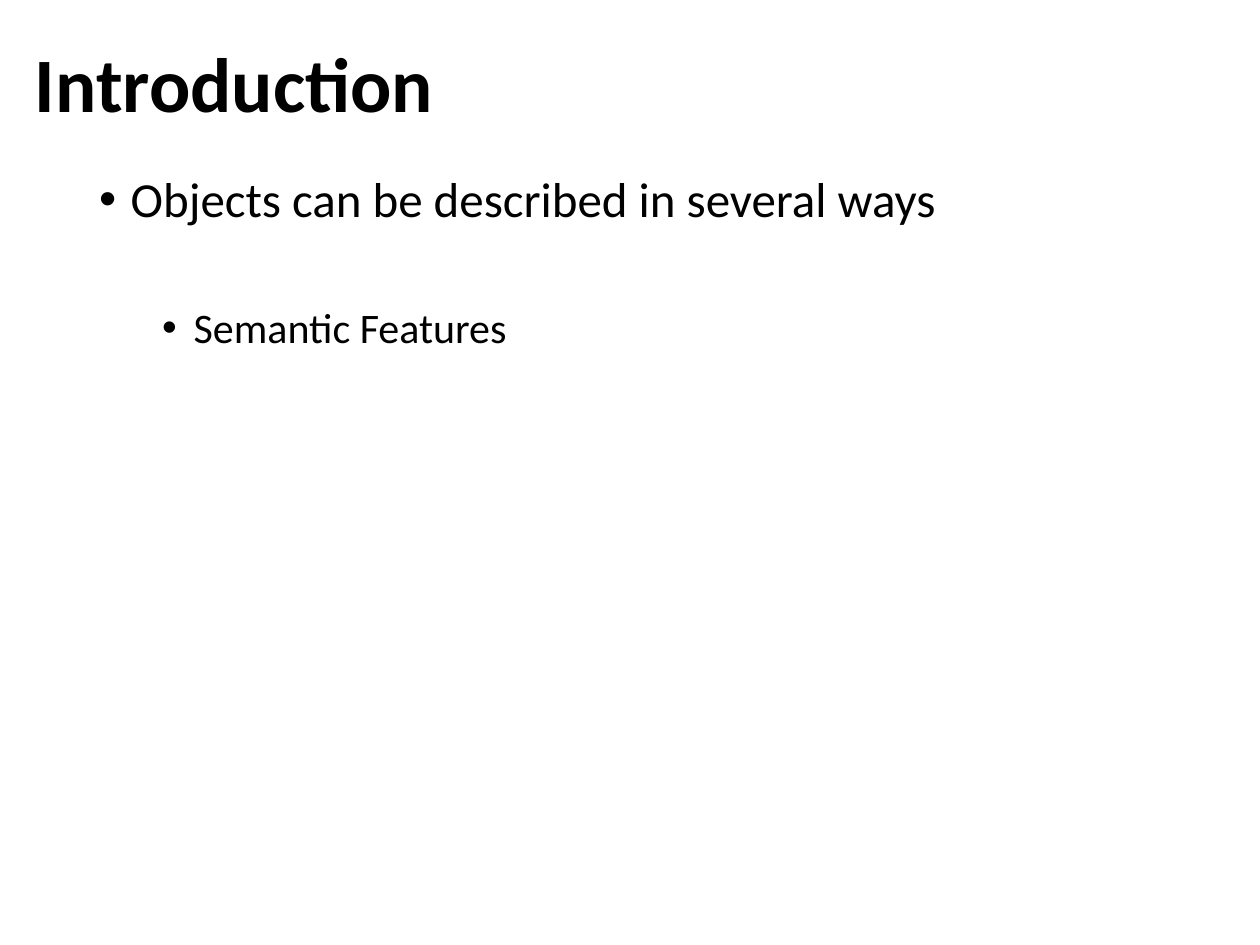
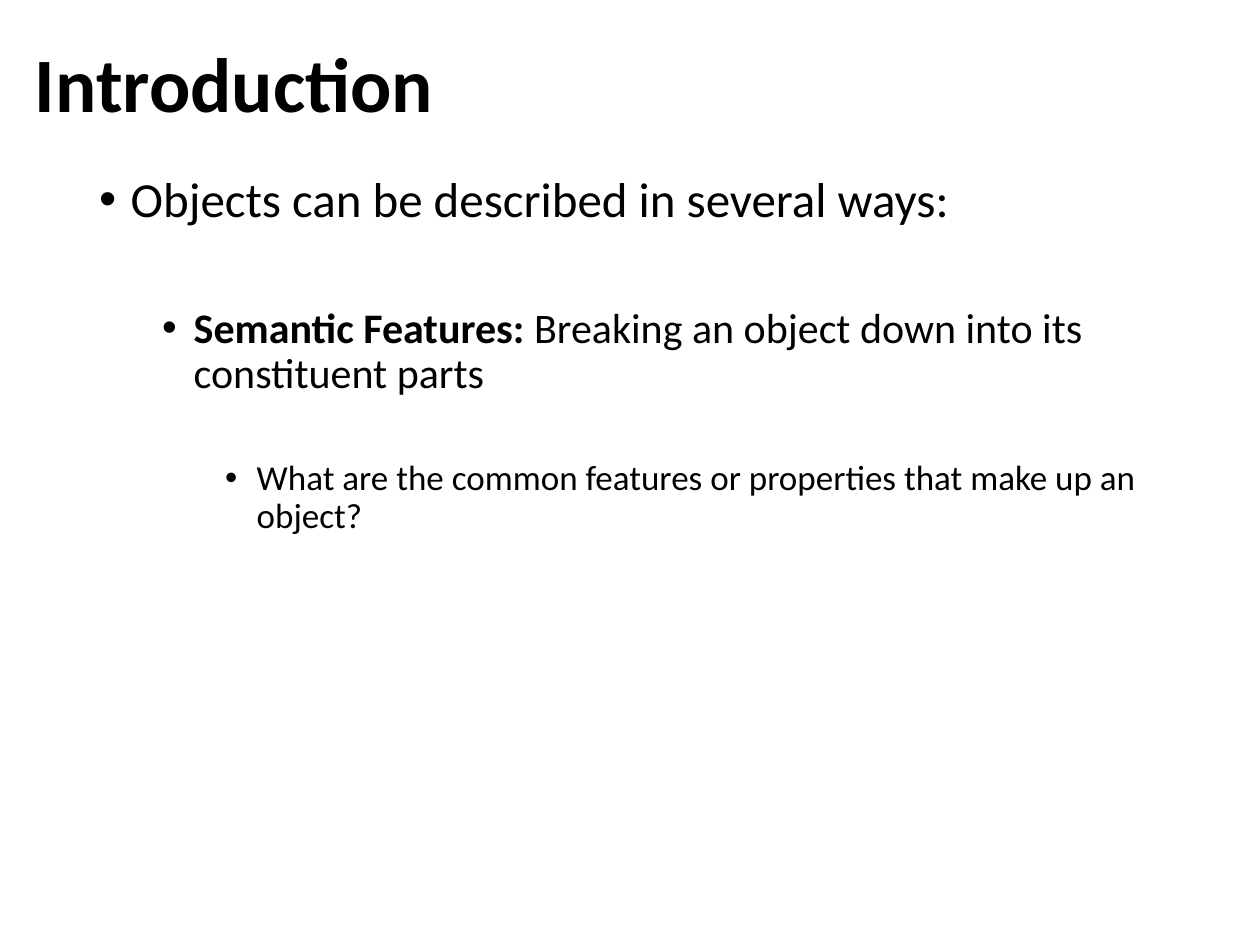
Before and after one commit to npm27/Affordance-Norms, a slide deck: slide 2 of 5 Presentations/UCONN 2022.pptx. Drawn at 1260x945 pixels with LibreOffice and Linux fonts; fonts in the diff are those of the drawing. Boxes give left, top, right and bottom in pixels: in the first picture for what was removed or moved away, otherwise in the second. Text is boxed around its words. In the diff, an @@ line names an element or a change of style, - is before the commit and + after.

```diff
--- a/5 Presentations/UCONN 2022.pptx
+++ b/5 Presentations/UCONN 2022.pptx
@@ text at (x1=131, y1=183, x2=1135, y2=534): text changed; size 28 to 24 pt @@
-• Objects can be described in several ways
-  • Semantic Features
+• Objects can be described in several ways:
+  • Semantic Features: Breaking an object down into its constituent parts
+    • What are the common features or properties that make up an object?
```
Also in this commit, not shown: 12 other slides changed, 2 slides added, 1 slide removed.
